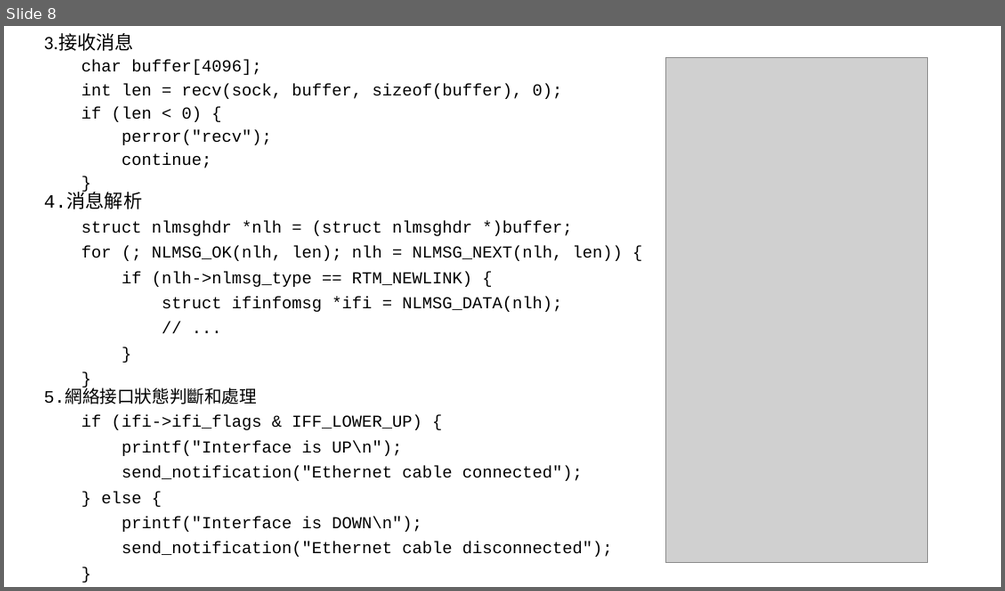
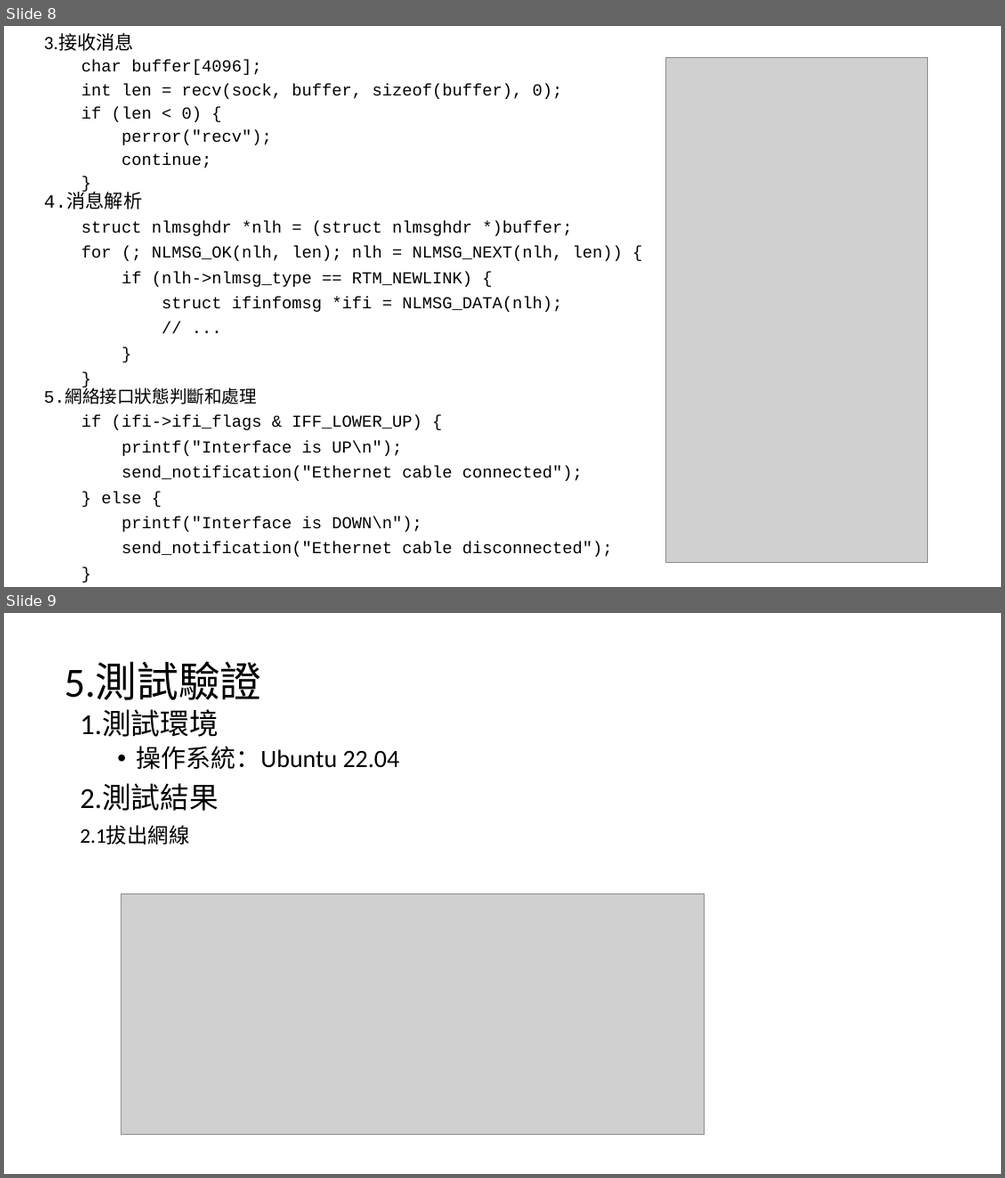
Before and after one commit to LewTIS/study, a slide deck: network_monitor/netlink.pptx. Shown one above the other, each under a label of ours: slide 8 before the commit, slides 8 and 9 after it. The pictures are 1005x591 and 1005x1178 pixels, drawn with LibreOffice and Linux fonts; fonts in the diff are those of the drawing; grey boxes stand for pictures. Boxes give left, top, right and bottom in pixels: in the first picture for what was removed or moved away, otherwise in the second. Text is boxed around its words. In the diff, an @@ line names an element or a change of style, - is before the commit and + after.

```diff
--- a/network_monitor/netlink.pptx
+++ b/network_monitor/netlink.pptx
@@ slide 9 added at [4,613,1001,1174], background #FFFFFF @@
@@ title added at [65,662,262,700], 40 pt, text #000000 @@
+5.測試驗證
@@ text added at [80,710,400,844], 24 pt, text #000000 @@
+1.測試環境
+  • 操作系統：Ubuntu 22.04
+2.測試結果
+2.1拔出網線
@@ picture added at [121,893,704,1135] @@
```
Also in this commit, not shown: 5 slides changed, 1 other slide added, 2 slides removed.
